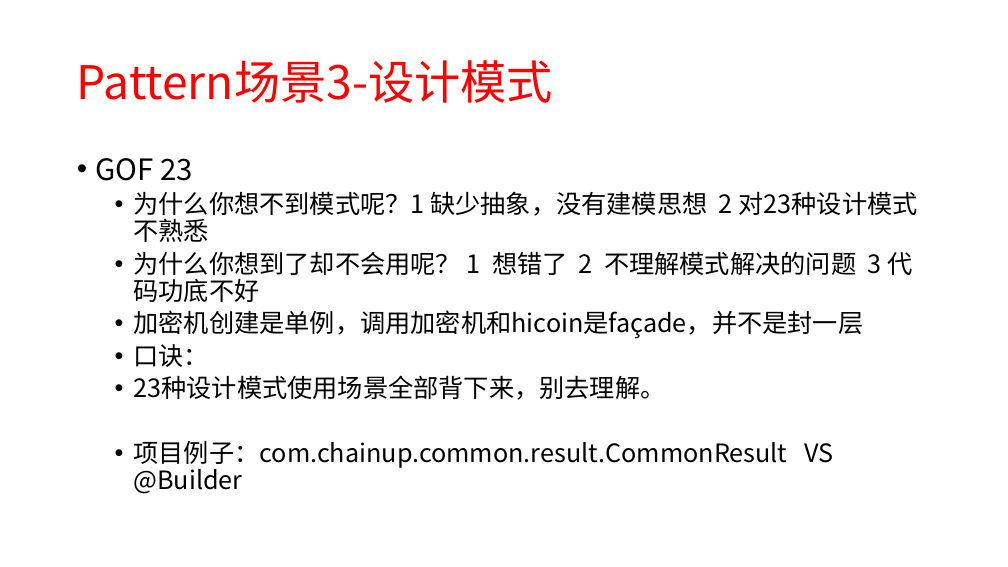
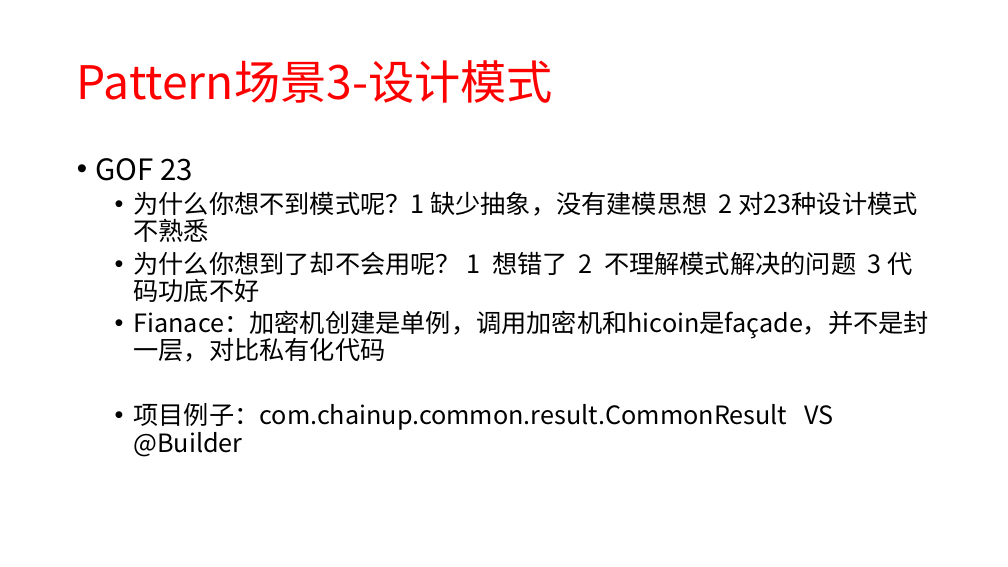
Before and after one commit to xiaozhiliaoo/my-slides, a slide deck: slide 14 of prepare/从crud, pattern, ooad到ddd-软件设计启示.pptx. Drawn at 1008x567 pixels with LibreOffice and Linux fonts; fonts in the diff are those of the drawing. Boxes give left, top, right and bottom in pixels: in the first picture for what was removed or moved away, otherwise in the second. Text is boxed around its words. In the diff, an @@ line names an element or a change of style, - is before the commit and + after.

```diff
--- a/prepare/从crud, pattern, ooad到ddd-软件设计启示.pptx
+++ b/prepare/从crud, pattern, ooad到ddd-软件设计启示.pptx
@@ text at (134,310,929,362): text changed @@
-  • 加密机创建是单例，调用加密机和hicoin是façade，并不是封一层
-  • 口诀：
-  • 23种设计模式使用场景全部背下来，别去理解。
+  • Fianace：加密机创建是单例，调用加密机和hicoin是façade，并不是封一层，对比私有化代码
```
Also in this commit, not shown: 6 other slides changed, 3 slides added, 2 slides removed, 2 other files.
